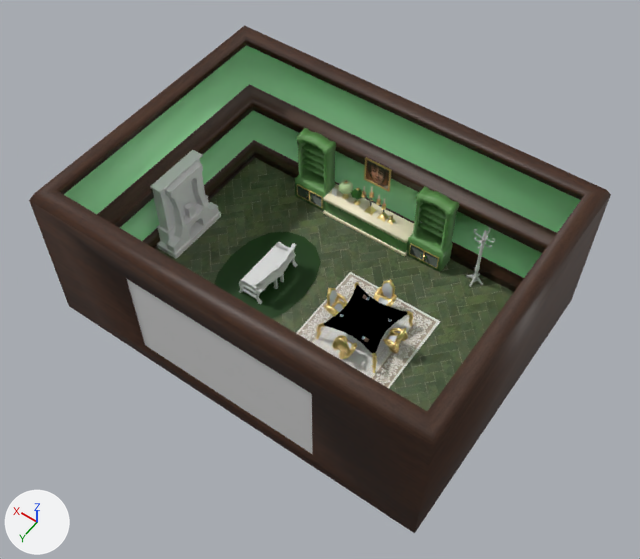
The Blender file Arte/Escenario/Modelo3D/Escenario.blend: old version first, new version second.
Both versions are drawn from a camera (50 mm lens) standing at (-170.0, 238.0, 399.0) and looking at (-6.0, 9.0, 38.0). The axes (+X, +Y, +Z) are drawn at lower left. The lights are the same throughout.

In view in the first picture: 'Alfombra', 'Alfombra_Sofa', 'Base', 'Base_Chimenea', 'Base_Chimenea_Trasera', 'Chimenea', 'Cuadro', 'Decoración_Chimenea', 'Estante', 'Estanteria', 'Estanteria.001', 'Lamp1', 'Lamp2', 'Mesa', 'Pared', 'Perchero_LowPoly', 'Sofa', 'Suelo', 'Tronco_Reloj', 'Ventana'.
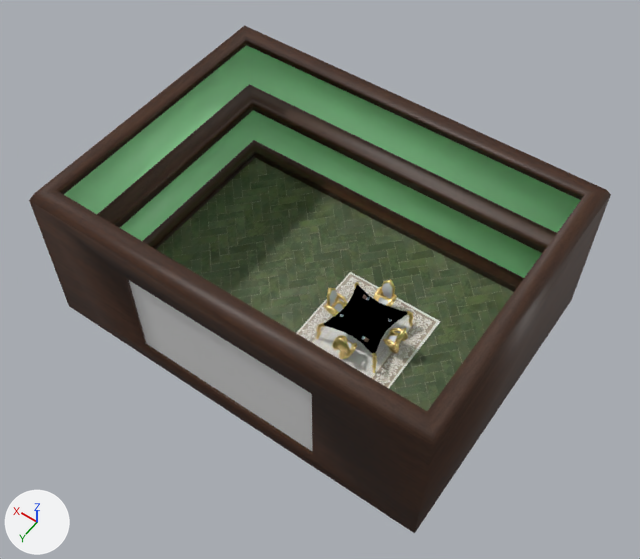
What differs and where, as boxes (x1, y1, x2, y2) in the pictures (640 x 559 px):
'Ventana', reshaped, moved, turned, rescaled
    before: (127, 279, 312, 454)
    after: (129, 280, 312, 451)
'Alfombra_Sofa', hidden (green)
    before: (214, 232, 321, 319)
'Estanteria', hidden (green)
    before: (406, 186, 459, 272)
'Estante', hidden
    before: (323, 184, 414, 257)
'Estanteria.001', hidden (green)
    before: (295, 128, 336, 211)
'Decoración_Chimenea', hidden
    before: (165, 161, 219, 253)
'Chimenea', hidden
    before: (150, 150, 206, 231)
'Sofa', hidden
    before: (239, 242, 297, 305)
'Cuadro', hidden (brown)
    before: (364, 157, 392, 192)
'Base_Chimenea', hidden
    before: (157, 212, 221, 259)
'Base_Chimenea_Trasera', hidden
    before: (157, 195, 209, 244)
'Lamp1', hidden
    before: (339, 180, 353, 199)
'Perchero_LowPoly', hidden
    before: (474, 230, 487, 282)
'Lamp2', hidden
    before: (351, 187, 363, 205)
'Tronco_Reloj', hidden
    before: (184, 203, 195, 218)
'Base.001', hidden
    before: (364, 206, 376, 216)
'Base', hidden
    before: (377, 213, 390, 222)

The change, as a list of edits to the scene's bpy script:
```text
Change me_cube_002:
    where me_cube_002.from_pydata(...)  # 8 vertices, 6 faces; spans x -1.0..1.0, y -1.0..1.0, z -1.0..1.0
    used by ob_ventana; location = (0.0, 81.1, 43.3); scale = (53.9, 0.582, 28.8)
    verts and faces of me_cube_002; kept vertices keep their numbers, new ones are numbered from 8
    before: 0 (-1.0, -1.0, -1.0), 1 (-1.0, -1.0, 1.0), 2 (-1.0, 1.0, -1.0) at pixel (313, 454), 3 (-1.0, 1.0, 1.0) at pixel (312, 392), 4 (1.0, -1.0, -1.0)
    before: 5 (1.0, -1.0, 1.0), 6 (1.0, 1.0, -1.0) at pixel (145, 345), 7 (1.0, 1.0, 1.0) at pixel (125, 276)
    me_cube_002 part 1
    add delete_vertices([*range(0, 8)])  # with the faces that use them
    add verts[8] = (-1.0, -1.0, 0.0)
    add verts[9] = (1.0, -1.0, 0.0)  # pixel (145, 343)
    add verts[10] = (-1.0, 1.0, 0.0)
    add verts[11] = (1.0, 1.0, 0.0)
    add faces += [(8, 9, 11, 10)]
Change ob_ventana:
    ob_ventana.location: (0.0, 81.1, 43.3) -> (0.0, 80.6, 43.3)
    ob_ventana.rotation_euler: (0.0, 0.0, 0.0) -> (1.571, 0.0, 0.0)  # degrees (0, 0, 0) -> degrees (90, 0, 0)
    ob_ventana.scale: (53.9, 0.582, 28.8) -> (54.2, 28.7, 28.7)
Change ob_sofa:
    add ob_sofa.hide_set(True)
Change ob_cuadro:
    add ob_cuadro.hide_set(True)
Change ob_alfombra_sofa:
    add ob_alfombra_sofa.hide_set(True)
Change ob_estanteria:
    add ob_estanteria.hide_set(True)  # its collection is switched off
Change ob_estante:
    add ob_estante.hide_set(True)  # its collection is switched off
Change ob_estanteria_001:
    add ob_estanteria_001.hide_set(True)  # its collection is switched off
Change ob_perchero_lowpoly:
    add ob_perchero_lowpoly.hide_set(True)  # its collection is switched off
Change ob_base_001:
    add ob_base_001.hide_set(True)  # its collection is switched off
Change ob_base:
    add ob_base.hide_set(True)  # its collection is switched off
Change ob_lamp1:
    add ob_lamp1.hide_set(True)  # its collection is switched off
Change ob_lamp2:
    add ob_lamp2.hide_set(True)  # its collection is switched off
Change ob_tronco_reloj:
    add ob_tronco_reloj.hide_set(True)  # its collection is switched off
Change ob_base_chimenea:
    add ob_base_chimenea.hide_set(True)  # its collection is switched off
Change ob_base_chimenea_trasera:
    add ob_base_chimenea_trasera.hide_set(True)  # its collection is switched off
Change ob_chimenea:
    add ob_chimenea.hide_set(True)  # its collection is switched off
Change ob_decoración_chimenea:
    add ob_decoración_chimenea.hide_set(True)  # its collection is switched off
```
